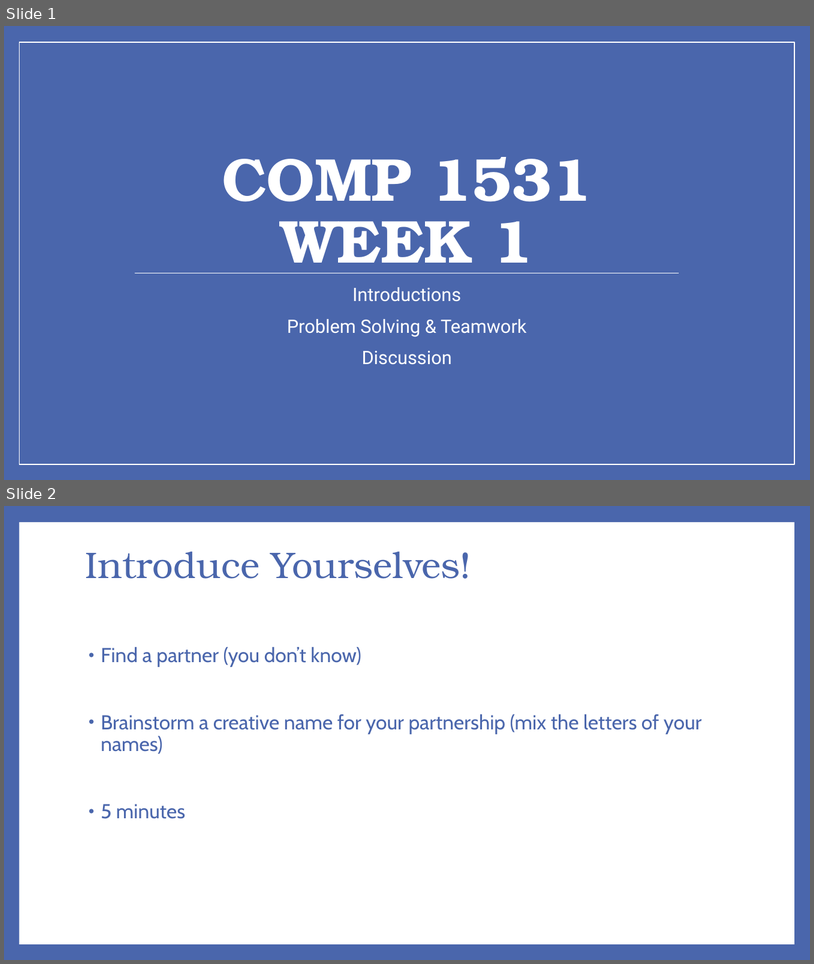
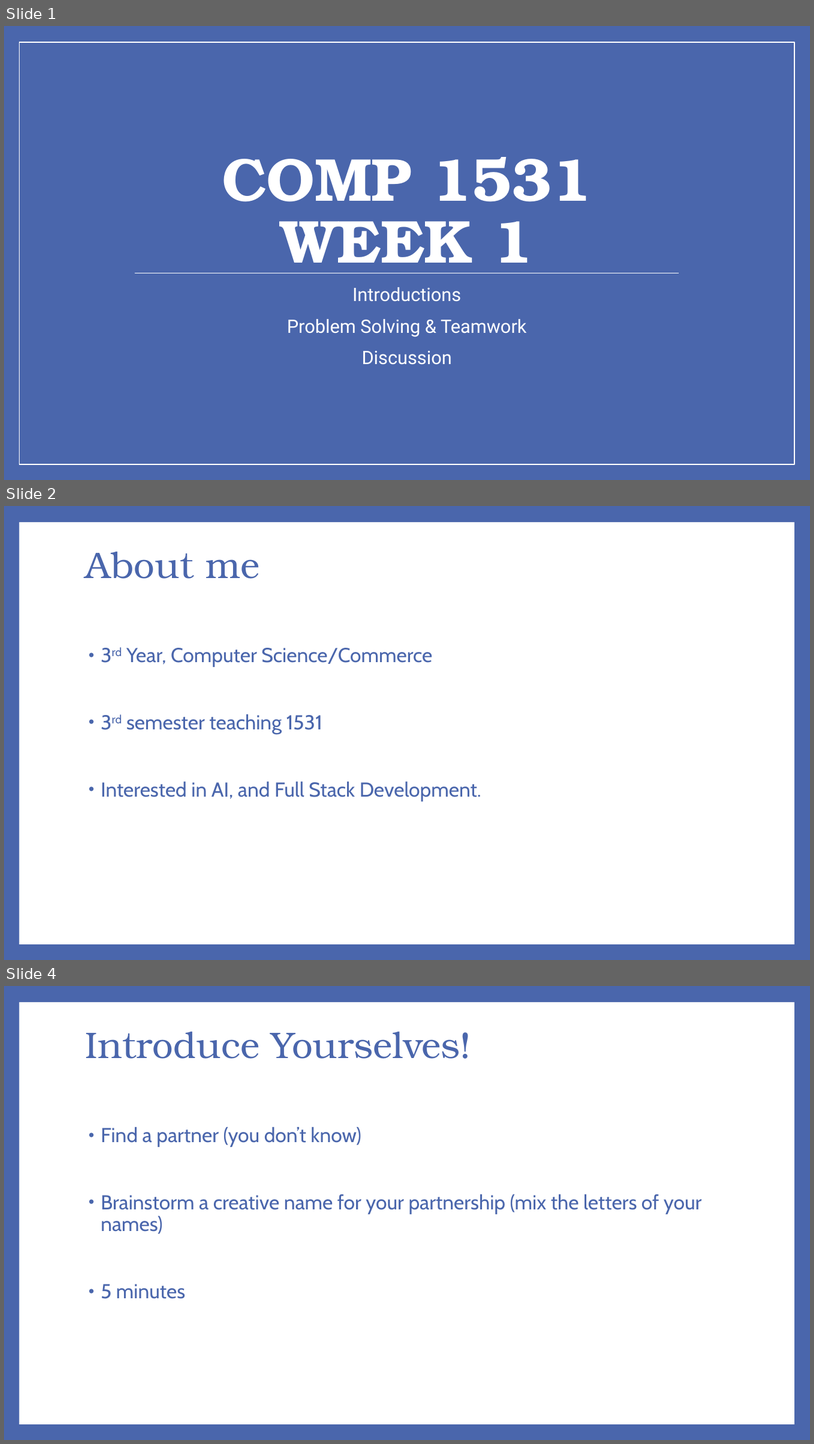
Before and after one commit to richard1au/1531-19t3, a slide deck: slides/week1.pptx. Shown one above the other, each under a label of ours: slides 1 and 2 before the commit, slides 1, 2 and 4 after it; the slides between them are not shown. The pictures are 814x964 and 814x1444 pixels, drawn with LibreOffice and Linux fonts; fonts in the diff are those of the drawing. Boxes give left, top, right and bottom in pixels: in the first picture for what was removed or moved away, otherwise in the second. Text is boxed around its words. In the diff, an @@ line names an element or a change of style, - is before the commit and + after.

```diff
--- a/slides/week1.pptx
+++ b/slides/week1.pptx
@@ slide 2 added at [4, 506, 810, 960], background #4A66AC; not listed: 1 template element that a slide beside it also shows @@
@@ title added at [86, 552, 260, 579], 44 pt, text #4A66AC @@
+About me
@@ text added at [101, 648, 482, 801], 24 pt, text #4A66AC @@
+• 3rd Year, Computer Science/Commerce
+• 3rd semester teaching 1531
+• Interested in AI, and Full Stack Development.
@@ what was slide 2 is now slide 4 @@
```
Also in this commit, not shown: 1 other slide added.
